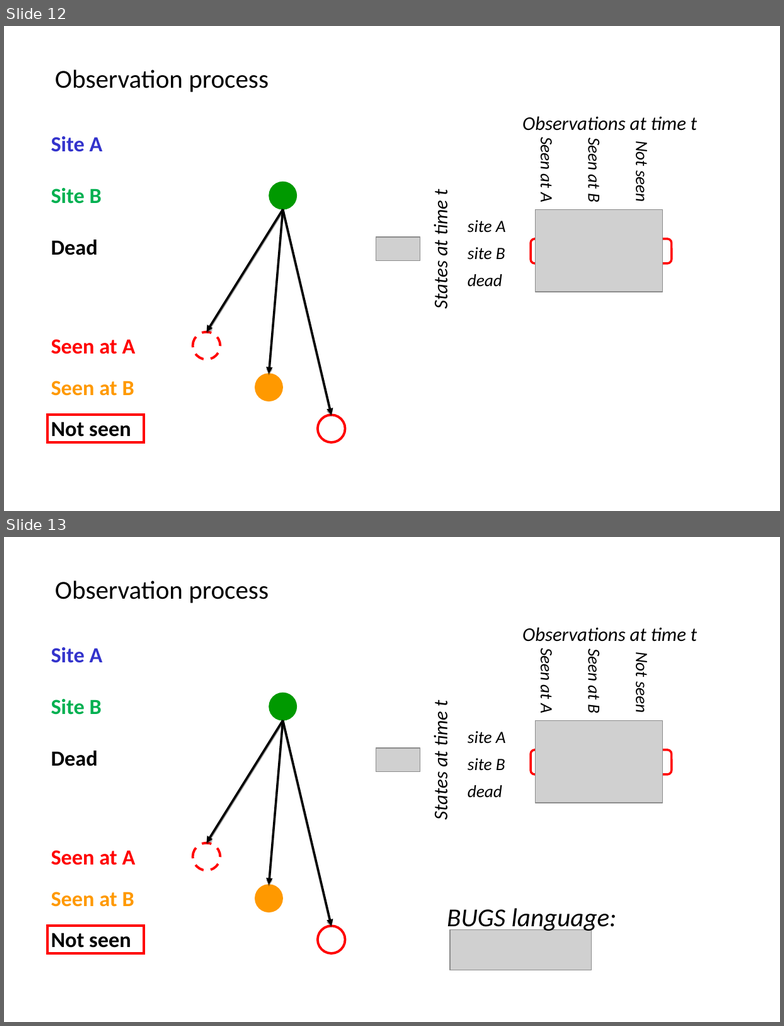
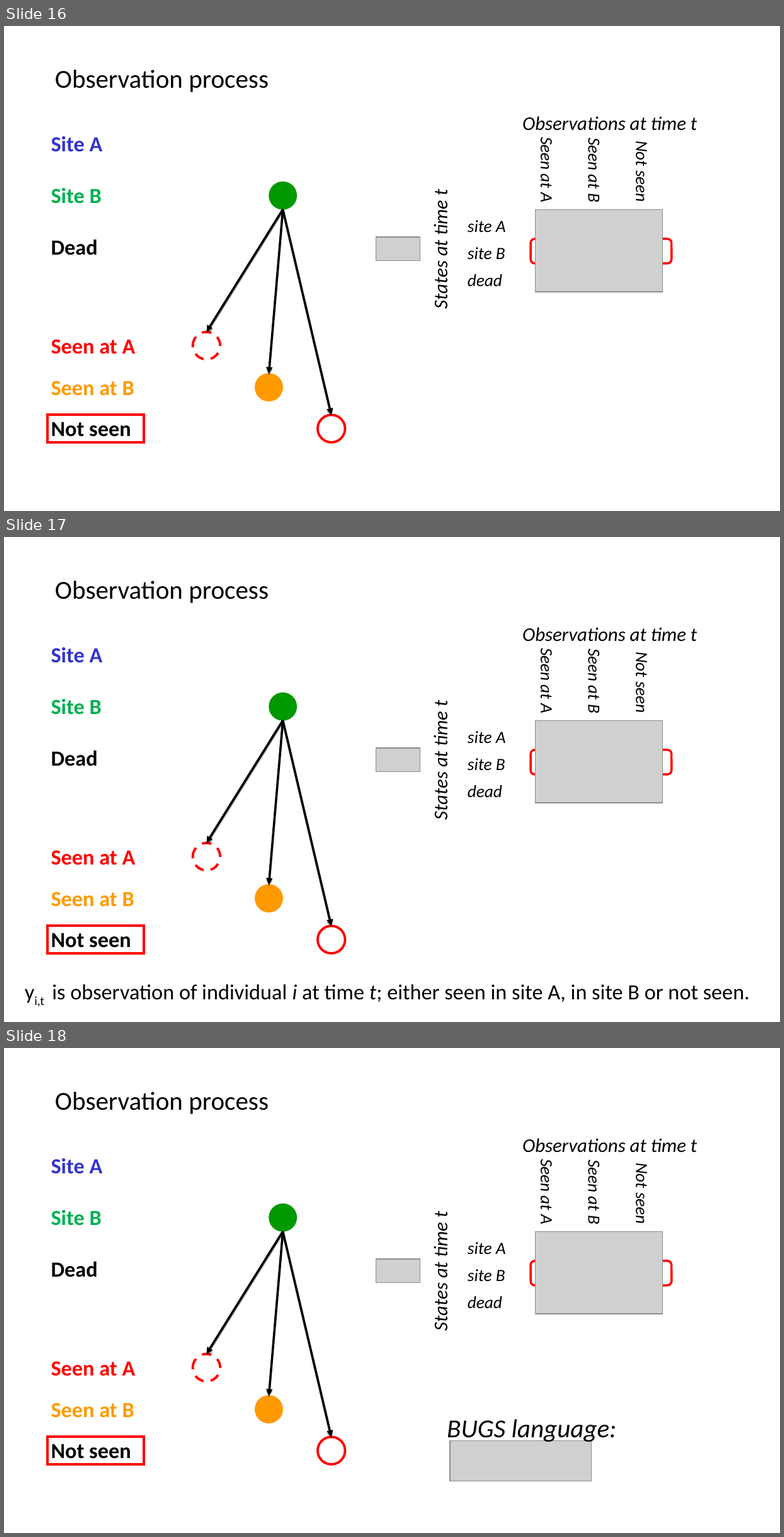
Before and after one commit to oliviergimenez/IPMworkshop, a slide deck: slides/multistatemodels_og.pptx. Shown one above the other, each under a label of ours: slides 12 and 13 before the commit, slides 16, 17 and 18 after it. The pictures are 784x1026 and 784x1537 pixels, drawn with LibreOffice and Linux fonts; fonts in the diff are those of the drawing; grey boxes stand for pictures. Boxes give left, top, right and bottom in pixels: in the first picture for what was removed or moved away, otherwise in the second. Text is boxed around its words. In the diff, an @@ line names an element or a change of style, - is before the commit and + after.

```diff
--- a/slides/multistatemodels_og.pptx
+++ b/slides/multistatemodels_og.pptx
@@ slide 17 added at (4,537,780,1022), background #FFFFFF @@
@@ text added at (55,580,269,603), 24 pt, text #000000 @@
+Observation process
@@ text added at (51,647,103,663), 20 pt, text #3333CC, bold @@
+Site A
+Site B
+Dead
@@ ellipse added at (269,693,296,720), fill #009900, outline #009900 0.75 pt @@
@@ arrow added from (282, 720) to (207, 843), #000000 2 pt @@
@@ arrow added from (282, 720) to (269, 885), #000000 2 pt @@
@@ arrow added from (282, 720) to (332, 926), #000000 2 pt @@
@@ group added at (376,627,697,819): 4 texts, 2 pictures @@
+site A
+site B
+dead
+States at time t
+Not seen
+Seen at B
+Seen at A
+Observations at time t
@@ rounded rectangle added at (531,750,672,775), outline #FF0000 2 pt @@
@@ text added at (51,850,136,953), 20 pt, text #FF0000, bold @@
+Seen at A
+Seen at B
+Not seen
@@ ellipse added at (192,843,219,870), outline #FF0000 2.25 pt dashed @@
@@ ellipse added at (255,885,282,912), fill #FF9900, outline #FF9900 0.75 pt @@
@@ rectangle added at (47,926,144,954), outline #FF0000 2.25 pt @@
@@ ellipse added at (318,926,345,953), outline #FF0000 2.25 pt @@
@@ text added at (34,984,750,1007), 20 pt, text #000000 @@
+yi,t is observation of individual i at time t; either seen in site A, in site B or not seen.
@@ what was slide 12 is now slide 16 @@
@@ what was slide 13 is now slide 18 @@
```
Also in this commit, not shown: 20 slides changed, 14 other slides added, 5 other files.
